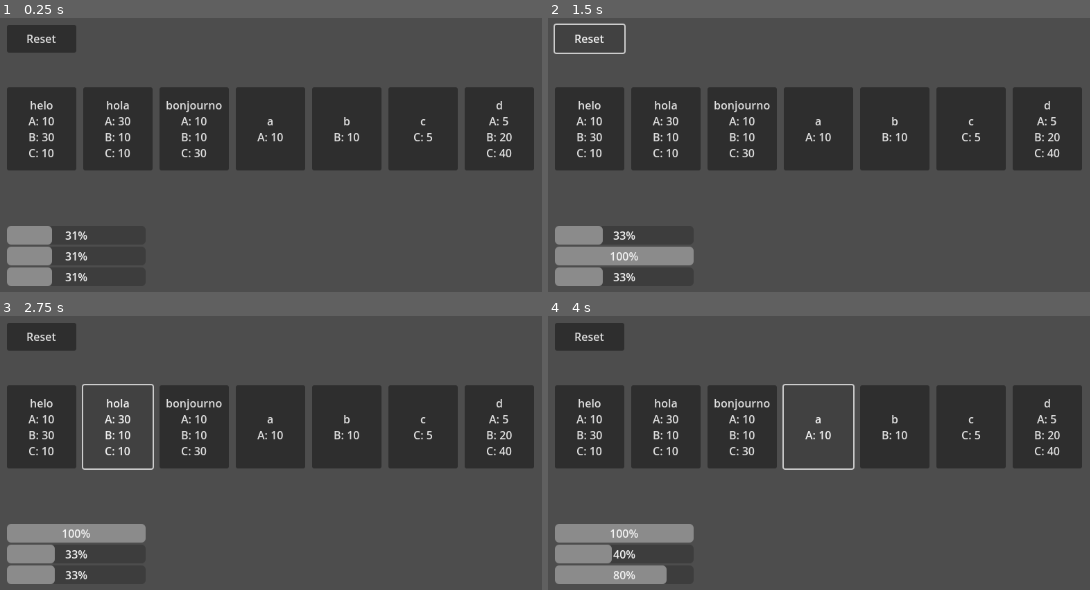
Above: before the commit, frames 1-4 (two rows, left to right).
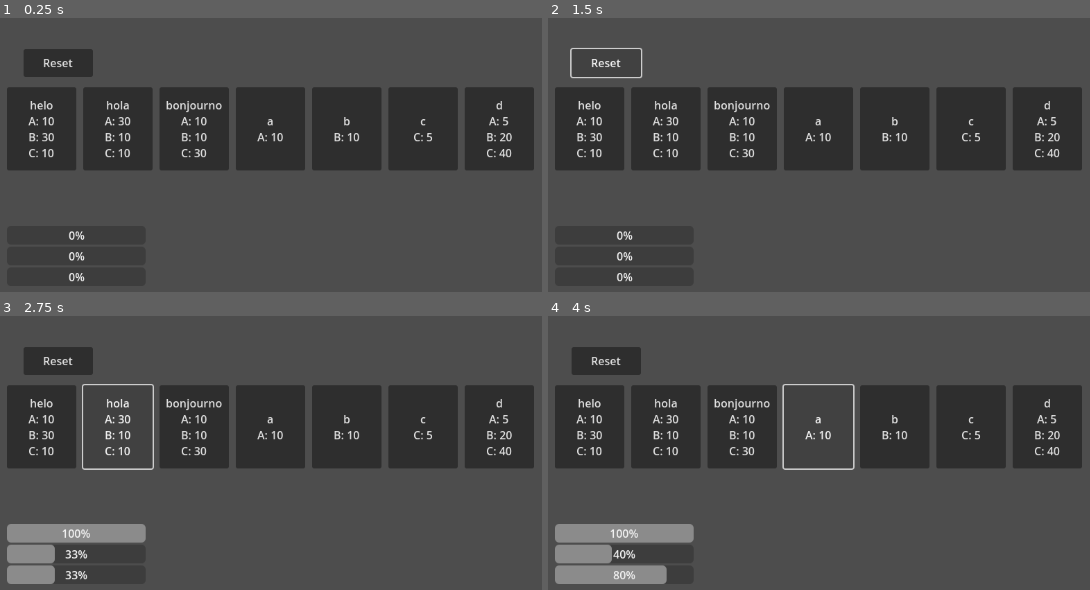
Above: after the commit, the same moments.

Repository: Hekkow/Shopkeeper-Game
Game: Godot game, scene res://node.tscn
Same seed, same stepped clock (60 frames per second), same inputs: the game is played once before the commit and once after it.
Inputs:
- Up to frame 1 (0.25 s): no input
- Up to frame 2 (1.5 s): click "helo A: 10 B: 30 C: 10" at 0.5 s; click "Reset" at 1.25 s
- Up to frame 3 (2.75 s): click "hola A: 30 B: 10 C: 10" at 2 s
- Up to frame 4 (4 s): click "bonjourno A: 10 B: 10 C: 30" at 2.75 s; click "a A: 10" at 3.5 s

The runs differ from the first frame. In frame 1, 4.2% of the frame differs, in the area x 1-18%, y 2-98%; in frame 2, 3.7%; in frame 3, 2.2%; in frame 4, 2.2%.

Commit message:
refactored, added signals, added threshold

Diff:
--- a/Scripts/ButtonPresses.gd
+++ /dev/null
@@ -1,50 +0,0 @@
-extends Control
-
-var usingIngredients = []
-
-var progress_bars = []
-
-func _ready():
-
-	var ingredients = []
-	ingredients.append(Ingredient.new("helo", [10, 30, 10]))
-	ingredients.append(Ingredient.new("hola", [30, 10, 10]))
-	ingredients.append(Ingredient.new("bonjourno", [10, 10, 30]))
-	ingredients.append(Ingredient.new("a", [10, 0, 0]))
-	ingredients.append(Ingredient.new("b", [0, 10, 0]))
-	ingredients.append(Ingredient.new("c", [0, 0, 5]))
-	ingredients.append(Ingredient.new("d", [5, 20, 40]))
-	for i in range(Element.numberElements):
-		var progress_bar = ProgressBar.new()
-		add_child(progress_bar)
-		progress_bar.set_size(Vector2(200, 20))
-		progress_bar.set_position(Vector2(10, 300 + i * 30))
-		progress_bar.value = 31
-		progress_bars.append(progress_bar)
-	for i in range(len(ingredients)):
-		var button = Button.new()
-		add_child(button)
-		button.set_position(Vector2(100*i + 10*i + 10, 100))
-		button.set_size(Vector2(100, 120))
-		button.text = ingredients[i].ingredientName
-		for element in range(len(ingredients[i].elements)):
-			if ingredients[i].elements[element] != 0:
-				button.text += "\n" + Element.elementNames[element] + ": " + str(ingredients[i].elements[element])
-		button.pressed.connect(Callable(_on_button_pressed).bind(ingredients[i]))
-	var resetButton = Button.new()
-	add_child(resetButton)
-	resetButton.set_position(Vector2(10, 10))
-	resetButton.set_size(Vector2(100, 40))
-	resetButton.text = "Reset"
-	resetButton.pressed.connect(reset)
-
-func _on_button_pressed(ingredient):
-	usingIngredients.append(ingredient)
-	var elements = Element.ingredients_to_element(usingIngredients)
-	var percentages = Element.element_to_percentages(elements)
-	for i in range(len(elements.elements)):
-		progress_bars[i].value = percentages[i]
-	print(get_node("RecipeChecker").check_recipes(elements))
-
-func reset():
-	usingIngredients = []
--- a/Scripts/Element.gd
+++ b/Scripts/Element.gd
@@ -1,8 +1,11 @@
 extends Node
 class_name Element
+
 var elements
+
 static var elementNames = ["A", "B", "C"]
 static var numberElements = 3
+
 func _init(_elements=[0, 0, 0]):
 	elements = _elements
 
--- /dev/null
+++ b/Scripts/Global.gd
@@ -0,0 +1,3 @@
+extends Node
+
+static var potIngredients = []
--- a/Scripts/Ingredient.gd
+++ b/Scripts/Ingredient.gd
@@ -2,8 +2,10 @@
 class_name Ingredient
 var ingredientName
 var elements
+
 func _init(_ingredientName, _elements):
 	ingredientName = _ingredientName
 	elements = _elements
+
 func _to_string():
 	return ingredientName + str(elements)
--- /dev/null
+++ b/Scripts/Ingredients.gd
@@ -0,0 +1,33 @@
+extends Container
+
+
+
+func _ready():
+
+	initialize_buttons()
+	SignalManager.connect("ingredients_reset", on_ingredients_reset)
+	SignalManager.connect("ingredient_added", on_ingredient_added)
+
+
+
+func initialize_buttons():
+	for i in range(len(InitItems.ingredients)):
+		var button = Button.new()
+		add_child(button)
+		button.set_position(Vector2(100*i + 10*i + 10, 100))
+		button.set_size(Vector2(100, 120))
+		button.text = InitItems.ingredients[i].ingredientName
+		for element in range(len(InitItems.ingredients[i].elements)):
+			if InitItems.ingredients[i].elements[element] != 0:
+				button.text += "\n" + Element.elementNames[element] + ": " + str(InitItems.ingredients[i].elements[element])
+		button.pressed.connect(Callable(_on_button_pressed).bind(InitItems.ingredients[i]))
+
+func _on_button_pressed(ingredient):
+	Global.potIngredients.append(ingredient)
+	SignalManager.emit_signal("ingredient_added", ingredient)
+
+func on_ingredient_added(_ingredient):
+	print(Recipe.check_recipes(Element.ingredients_to_element(Global.potIngredients)))
+
+func on_ingredients_reset():
+	Global.potIngredients = []
--- /dev/null
+++ b/Scripts/InitItems.gd
@@ -0,0 +1,21 @@
+extends Node
+
+static var ingredients = []
+static var recipes = []
+
+func _ready():
+	initialize_ingredients()
+	initialize_recipes()
+
+func initialize_ingredients():
+	ingredients.append(Ingredient.new("helo", [10, 30, 10]))
+	ingredients.append(Ingredient.new("hola", [30, 10, 10]))
+	ingredients.append(Ingredient.new("bonjourno", [10, 10, 30]))
+	ingredients.append(Ingredient.new("a", [10, 0, 0]))
+	ingredients.append(Ingredient.new("b", [0, 10, 0]))
+	ingredients.append(Ingredient.new("c", [0, 0, 5]))
+	ingredients.append(Ingredient.new("d", [5, 20, 40]))
+
+func initialize_recipes():
+	recipes.append(Recipe.new("Healing", Element.new([1, 1, 1])))
+	recipes.append(Recipe.new("evil", Element.new([2, 2, 1])))
--- /dev/null
+++ b/Scripts/RatioBars.gd
@@ -0,0 +1,28 @@
+extends Container
+
+
+var _progress_bars = []
+
+func _ready():
+	initialize_bars()
+	SignalManager.connect("ingredient_added", _on_ingredient_added)
+	SignalManager.connect("ingredients_reset", on_ingredients_reset)
+
+func initialize_bars():
+	for i in range(Element.numberElements):
+		var progress_bar = ProgressBar.new()
+		add_child(progress_bar)
+		progress_bar.set_size(Vector2(200, 20))
+		progress_bar.set_position(Vector2(10, 300 + i * 30))
+		progress_bar.value = 0
+		_progress_bars.append(progress_bar)
+
+func _on_ingredient_added(_ingredients):
+	var elements = Element.ingredients_to_element(Global.potIngredients)
+	var percentages = Element.element_to_percentages(elements)
+	for i in range(Element.numberElements):
+		_progress_bars[i].value = percentages[i]
+
+func on_ingredients_reset():
+	for bar in _progress_bars:
+		bar.value = 0
--- a/Scripts/Recipe.gd
+++ b/Scripts/Recipe.gd
@@ -2,15 +2,33 @@
 class_name Recipe
 var recipeName
 var elements
+var maxDiff = 0.2
+static var maximum = 10000
+
 func _init(_recipeName, _elements):
 	recipeName = _recipeName
 	elements = _elements
 
 func equals(recipe):
 	for i in range(len(elements.elements)):
-		if elements.elements[i] != recipe[i]:
+		if abs(elements.elements[i] - recipe[i]) > maxDiff:
 			return false
 	return true
 
 func _to_string():
 	return recipeName + " " + elements.to_string()
+
+
+static func check_recipes(_elements):
+	var minimum = maximum
+	var values = []
+	var e = _elements.elements
+	for i in range(len(e)):
+		var amount = e[i]
+		if amount < minimum and amount != 0:
+			minimum = amount
+	for i in range(len(e)):
+		values.append(float(e[i])/float(minimum))
+	for recipe in InitItems.recipes:
+		if recipe.equals(values):
+			return recipe
--- a/Scripts/RecipeChecker.gd
+++ /dev/null
@@ -1,20 +0,0 @@
-extends Node
-
-var recipes = []
-var maximum = 10000
-func _ready():
-	recipes.append(Recipe.new("Healing", Element.new([1, 1, 1])))
-	recipes.append(Recipe.new("evil", Element.new([2, 2, 1])))
-
-func check_recipes(elements):
-	var minimum = maximum
-	var values = []
-	for i in range(len(elements.elements)):
-		var amount = elements.elements[i]
-		if amount < minimum and amount != 0:
-			minimum = amount
-	for i in range(len(elements.elements)):
-		values.append(float(elements.elements[i])/float(minimum))
-	for recipe in recipes:
-		if recipe.equals(values):
-			return recipe
--- /dev/null
+++ b/Scripts/Reset.gd
@@ -0,0 +1,15 @@
+extends Container
+
+func _ready():
+	initialize_reset()
+
+func initialize_reset():
+	var resetButton = Button.new()
+	add_child(resetButton)
+	resetButton.set_position(Vector2(10, 10))
+	resetButton.set_size(Vector2(100, 40))
+	resetButton.text = "Reset"
+	resetButton.pressed.connect(reset)
+
+func reset():
+	SignalManager.emit_signal("ingredients_reset")
--- /dev/null
+++ b/Scripts/SignalManager.gd
@@ -0,0 +1,3 @@
+extends Node
+signal ingredient_added(ingredient)
+signal ingredients_reset
--- a/node.tscn
+++ b/node.tscn
@@ -1,7 +1,22 @@
-[gd_scene load_steps=3 format=3 uid="uid://cn3yblpjy2qrs"]
+[gd_scene load_steps=5 format=3 uid="uid://cn3yblpjy2qrs"]
 
-[ext_resource type="Script" path="res://Scripts/RecipeChecker.gd" id="2_tw3ww"]
-[ext_resource type="Script" path="res://Scripts/ButtonPresses.gd" id="2_u285l"]
+[ext_resource type="Script" path="res://Scripts/Ingredients.gd" id="3_a7icg"]
+[ext_resource type="Script" path="res://Scripts/Reset.gd" id="3_b7xak"]
+[ext_resource type="Script" path="res://Scripts/RatioBars.gd" id="4_fkmwv"]
+
+[sub_resource type="GDScript" id="GDScript_m3uqs"]
+script/source = "extends Node
+
+
+# Called when the node enters the scene tree for the first time.
+func _ready():
+	pass # Replace with function body.
+
+
+# Called every frame. 'delta' is the elapsed time since the previous frame.
+func _process(delta):
+	pass
+"
 
 [node name="Control" type="Control"]
 layout_mode = 3
@@ -10,7 +25,24 @@
 anchor_bottom = 1.0
 grow_horizontal = 2
 grow_vertical = 2
-script = ExtResource("2_u285l")
+script = SubResource("GDScript_m3uqs")
 
-[node name="RecipeChecker" type="Node" parent="."]
-script = ExtResource("2_tw3ww")
+[node name="Reset" type="Container" parent="."]
+layout_mode = 0
+offset_left = 24.0
+offset_top = 35.0
+offset_right = 534.0
+offset_bottom = 210.0
+script = ExtResource("3_b7xak")
+
+[node name="Ingredients" type="Container" parent="."]
+layout_mode = 0
+offset_right = 40.0
+offset_bottom = 40.0
+script = ExtResource("3_a7icg")
+
+[node name="Bars" type="Container" parent="."]
+layout_mode = 0
+offset_right = 40.0
+offset_bottom = 40.0
+script = ExtResource("4_fkmwv")
--- a/project.godot
+++ b/project.godot
@@ -15,6 +15,12 @@
 config/features=PackedStringArray("4.2", "Mobile")
 config/icon="res://icon.svg"
 
+[autoload]
+
+SignalManager="*res://Scripts/SignalManager.gd"
+Global="*res://Scripts/Global.gd"
+InitItems="*res://Scripts/InitItems.gd"
+
 [rendering]
 
 renderer/rendering_method="mobile"
Not shown, removed: test.txt
